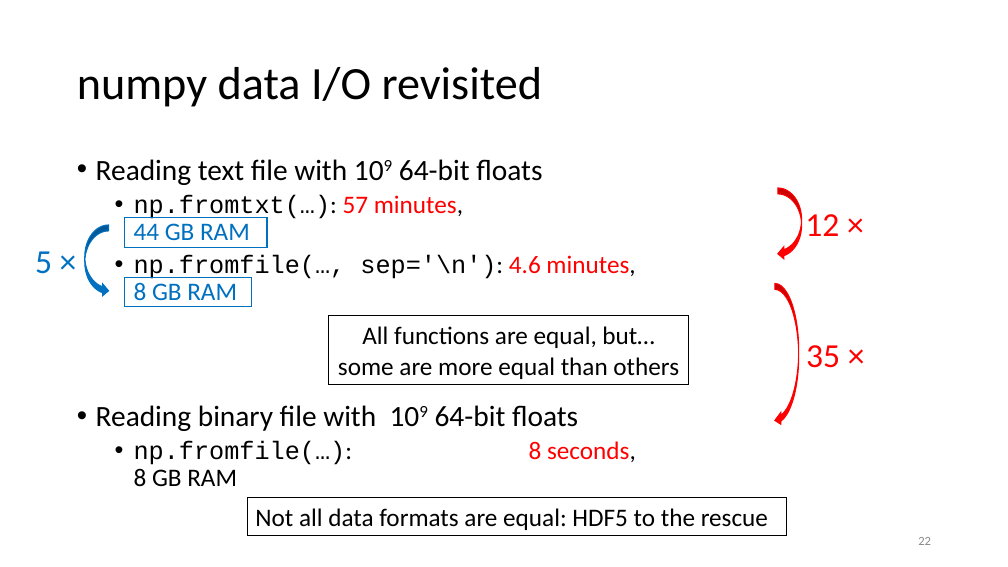
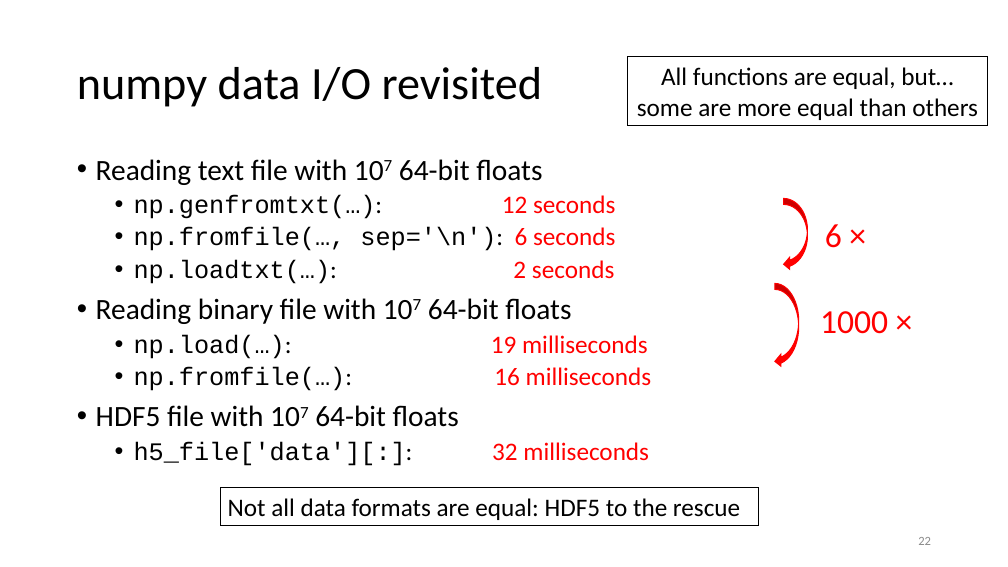
Before and after one commit to gjbex/Scientific-Python, a slide deck: slide 22 of scientific_python.pptx. Drawn at 1008x567 pixels with LibreOffice and Linux fonts; fonts in the diff are those of the drawing. Boxes give left, top, right and bottom in pixels: in the first picture for what was removed or moved away, otherwise in the second. Text is boxed around its words. In the diff, an @@ line names an element or a change of style, - is before the commit and + after.

Commit message:
Update slide on numpy I/O

```diff
--- a/scientific_python.pptx
+++ b/scientific_python.pptx
@@ rectangle "All functions are equal, but…": place and size @@
-rectangle "All functions are equal, but…" at [329, 316, 689, 385]
+rectangle "All functions are equal, but…" at [628, 57, 988, 126]
@@ text at [96, 159, 652, 466]: text changed @@
-• Reading text file with 109 64-bit floats
-  • np.fromtxt(…): 57 minutes,
-    44 GB RAM
-  • np.fromfile(…, sep='\n'): 4.6 minutes,
-    8 GB RAM
-• Reading binary file with 109 64-bit floats
-  • np.fromfile(…): 8 seconds,
-    8 GB RAM
+• Reading text file with 107 64-bit floats
+  • np.genfromtxt(…): 12 seconds
+  • np.fromfile(…, sep='\n'): 6 seconds
+  • np.loadtxt(…): 2 seconds
+• Reading binary file with 107 64-bit floats
+  • np.load(…): 19 milliseconds
+  • np.fromfile(…): 16 milliseconds
+• HDF5 file with 107 64-bit floats
+  • h5_file['data'][:]: 32 milliseconds
@@ curved left arrow: place and size @@
-curved left arrow at [778, 188, 802, 260]
+curved left arrow at [784, 199, 808, 271]
@@ curved left arrow removed at [85, 225, 108, 297] @@
@@ rectangle removed at [124, 217, 267, 247] @@
@@ text at [825, 224, 842, 248]: text changed @@
-12 ×
+6 ×
@@ text removed at [35, 251, 52, 274] @@
-5 ×
@@ rectangle removed at [124, 278, 252, 306] @@
@@ curved left arrow: place and size @@
-curved left arrow at [775, 284, 799, 426]
+curved left arrow at [775, 284, 799, 368]
@@ text at [820, 311, 888, 334]: text changed @@
-35 ×
+1000 ×
@@ rectangle "Not all data formats are ...": place and size @@
-rectangle "Not all data formats are ..." at [248, 498, 786, 535]
+rectangle "Not all data formats are ..." at [220, 488, 758, 526]
```
